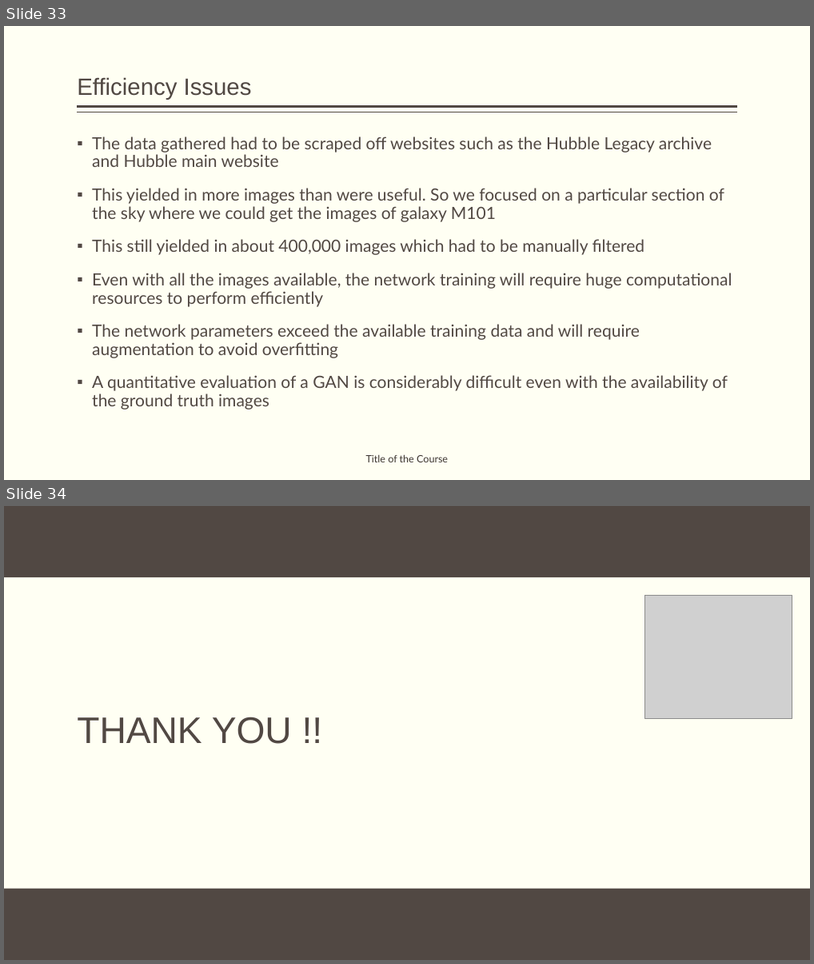
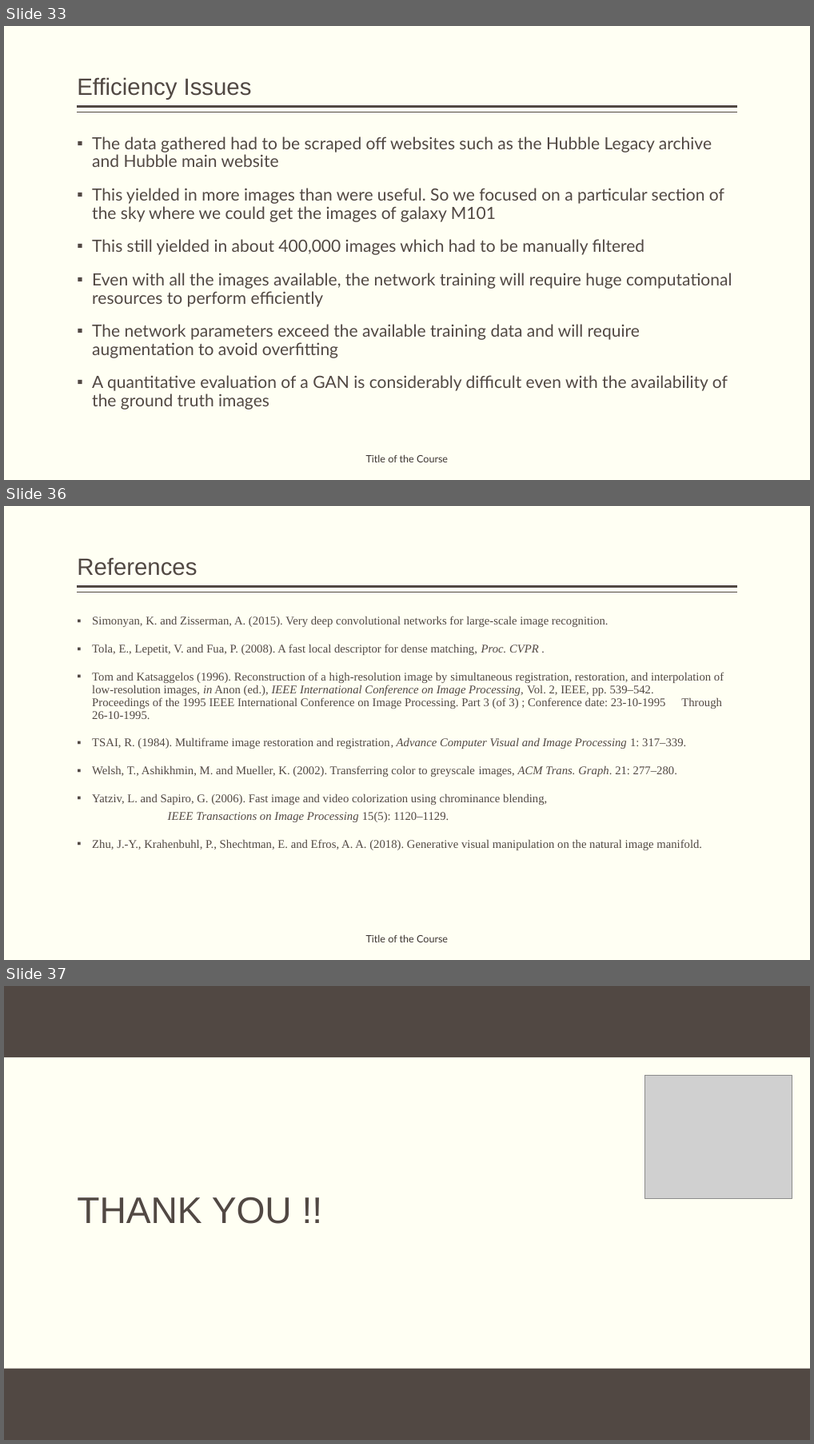
Before and after one commit to obi-wan-shinobi/Literature-Review, a slide deck: Presentation/Stage_1/stage_1_presentation.pptx. Shown one above the other, each under a label of ours: slides 33 and 34 before the commit, slides 33, 36 and 37 after it; the slides between them are not shown. The pictures are 814x964 and 814x1444 pixels, drawn with LibreOffice and Linux fonts; fonts in the diff are those of the drawing; grey boxes stand for pictures; background and template pictures are left out. Boxes give left, top, right and bottom in pixels: in the first picture for what was removed or moved away, otherwise in the second. Text is boxed around its words. In the diff, an @@ line names an element or a change of style, - is before the commit and + after.

Commit message:
Added references

```diff
--- a/Presentation/Stage_1/stage_1_presentation.pptx
+++ b/Presentation/Stage_1/stage_1_presentation.pptx
@@ slide 36 added at box(4, 506, 810, 960), background #FFFFF3; not listed: 2 template elements that a slide beside it also shows @@
@@ title added at box(77, 557, 197, 576), 28 pt, text #514843 @@
+References
@@ text added at box(92, 616, 724, 850), 14 pt, text #514843 @@
+▪ Simonyan, K. and Zisserman, A. (2015). Very deep convolutional networks for large-scale image recognition.
+▪ Tola, E., Lepetit, V. and Fua, P. (2008). A fast local descriptor for dense matching, Proc. CVPR .
+▪ Tom and Katsaggelos (1996). Reconstruction of a high-resolution image by simultaneous registration, restoration, and interpolation of low-resolution images, in Anon (ed.), IEEE International Conference on Image Processing, Vol. 2, IEEE, pp. 539–542. Proceedings of the 1995 IEEE International Conference on Image Processing. Part 3 (of 3) ; Conference date: 23-10-1995 Through 26-10-1995.
+▪ TSAI, R. (1984). Multiframe image restoration and registration, Advance Computer Visual and Image Processing 1: 317–339.
+▪ Welsh, T., Ashikhmin, M. and Mueller, K. (2002). Transferring color to greyscale images, ACM Trans. Graph. 21: 277–280.
+▪ Yatziv, L. and Sapiro, G. (2006). Fast image and video colorization using chrominance blending,
+  IEEE Transactions on Image Processing 15(5): 1120–1129.
+▪ Zhu, J.-Y., Krahenbuhl, P., Shechtman, E. and Efros, A. A. (2018). Generative visual manipulation on the natural image manifold.
@@ text added at box(366, 934, 448, 942), 12 pt, text #3D3632 @@
+Title of the Course
@@ what was slide 34 is now slide 37 @@
```
Also in this commit, not shown: 2 other slides added.
